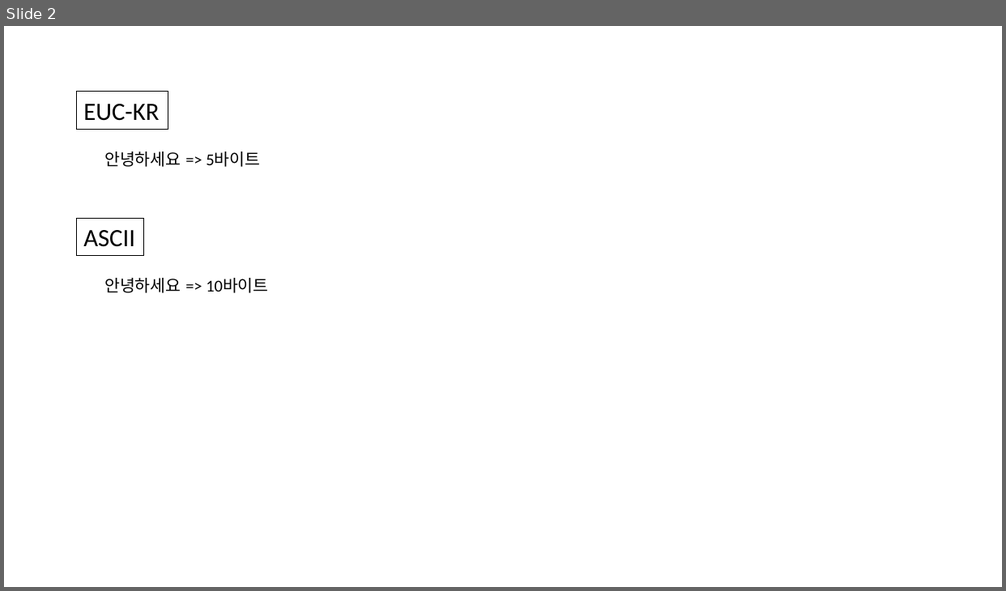
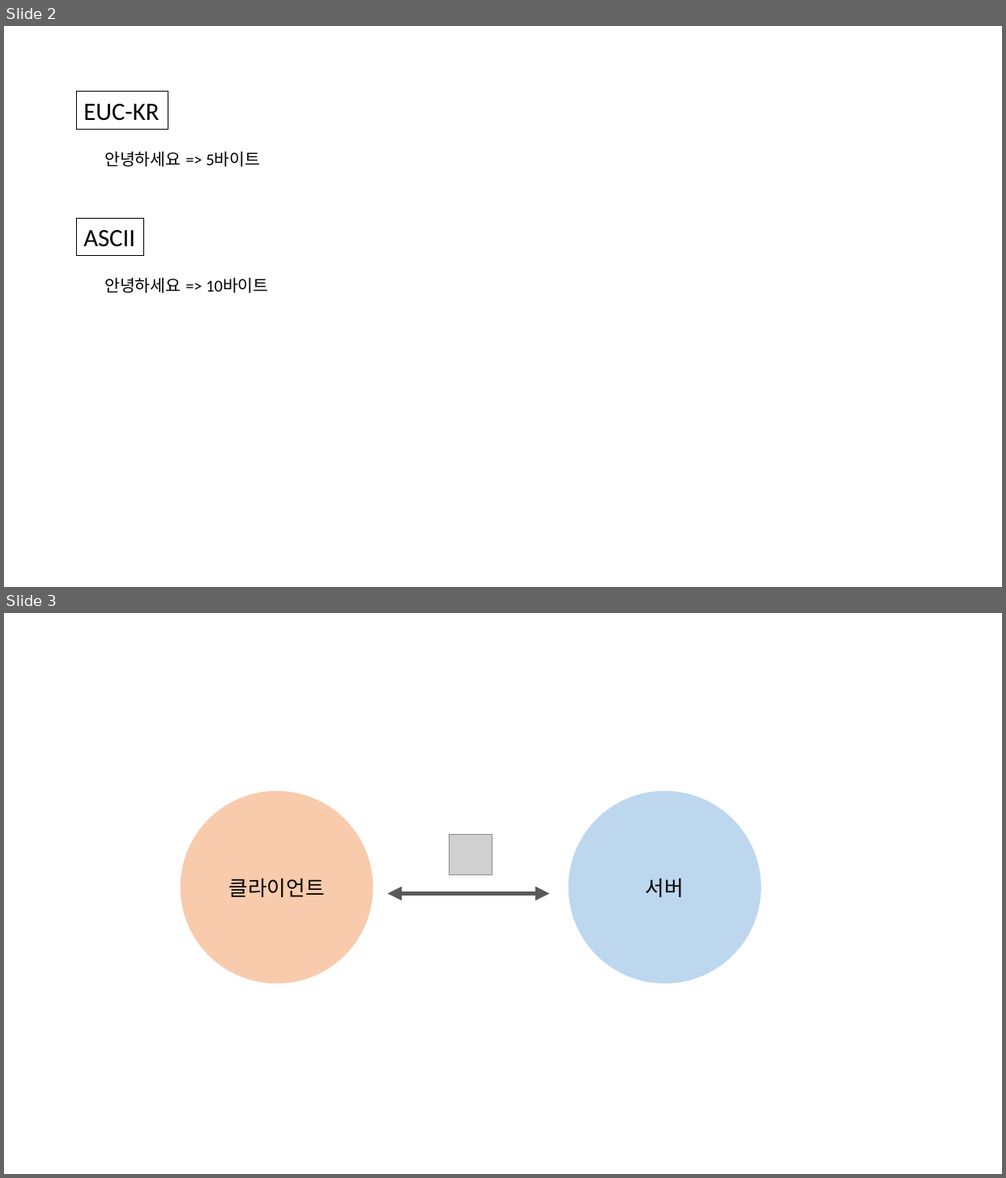
Before and after one commit to osj3474/osj3474.github.io, a slide deck: assets/image.pptx. Shown one above the other, each under a label of ours: slide 2 before the commit, slides 2 and 3 after it. The pictures are 1006x591 and 1006x1178 pixels, drawn with LibreOffice and Linux fonts; fonts in the diff are those of the drawing; grey boxes stand for pictures. Boxes give left, top, right and bottom in pixels: in the first picture for what was removed or moved away, otherwise in the second. Text is boxed around its words. In the diff, an @@ line names an element or a change of style, - is before the commit and + after.

```diff
--- a/assets/image.pptx
+++ b/assets/image.pptx
@@ slide 3 added at box(4, 613, 1002, 1174), background #FFFFFF @@
@@ ellipse added at box(181, 791, 373, 983), fill #F8CBAD, 20 pt, text #000000 @@
+클라이언트
@@ ellipse added at box(569, 791, 761, 983), fill #BDD7EE, 20 pt, text #000000 @@
+서버
@@ picture added at box(450, 835, 493, 875) @@
@@ double arrow added from (388, 894) to (550, 894), #595959 4.5 pt @@
```
Also in this commit, not shown: 4 other files.
